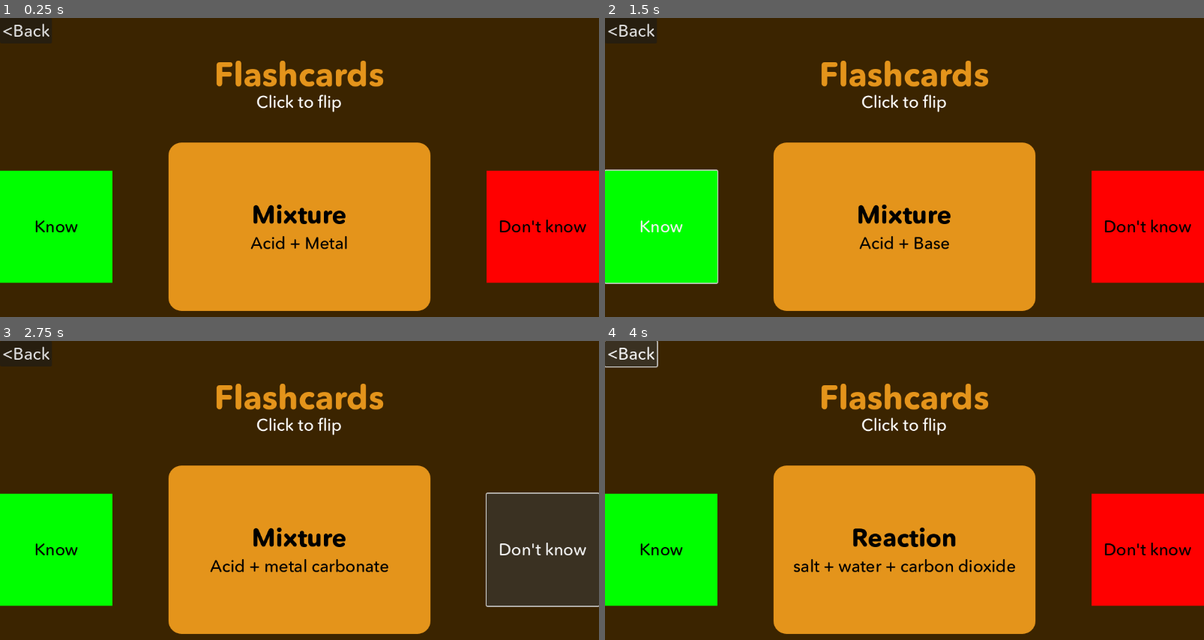
Above: before the commit, frames 1-4 (two rows, left to right).
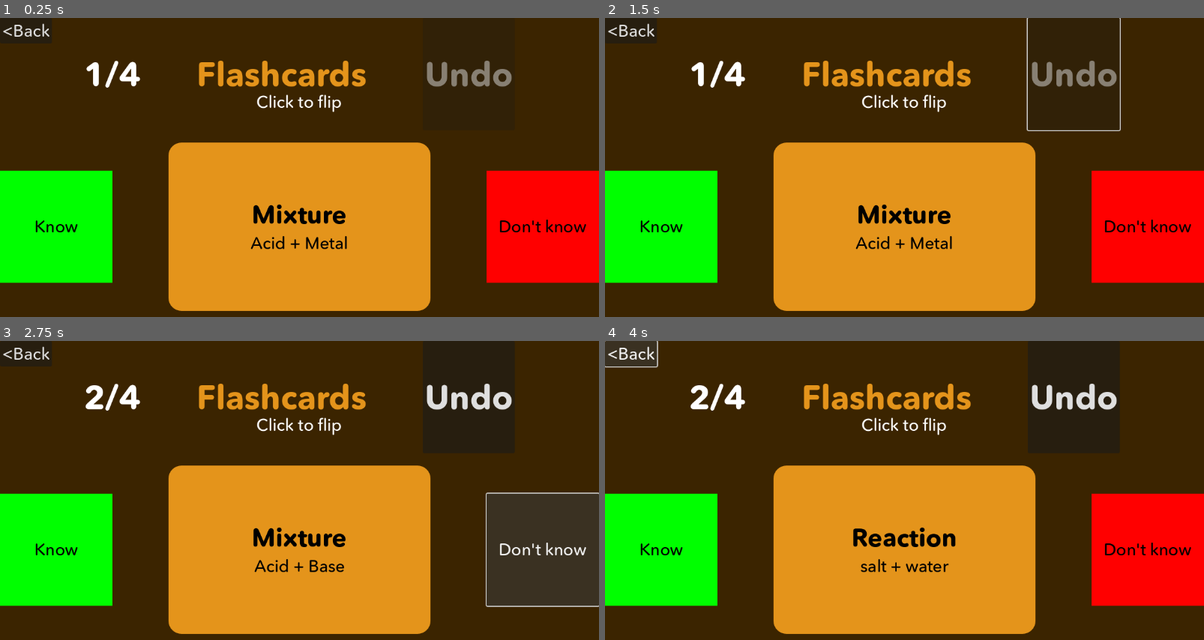
Above: after the commit, the same moments.

Repository: PhyoTP/multicards-arcade
Game: Godot game, scene res://Flashcards.tscn
Two runs of this game, one before a commit and one after it. Both use one fixed random seed, a clock stepped at 60 frames per second and the inputs below. This scene is started directly instead of the project's main scene.
Inputs (mouse positions are in pixels of both pictures, inside the frame that each line leads up to):
- Up to frame 1 (0.25 s): no input
- Up to frame 2 (1.5 s): click "Know" at 0.5 s; click (1072, 74) at 1.25 s, where only the run after the commit has a clickable "Undo"
- Up to frame 3 (2.75 s): click "Don't know" at 2 s
- Up to frame 4 (4 s): click (904, 550) at 2.75 s; click "<Back" at 3.5 s

The runs differ from the first frame. In frame 1, 2.2% of the frame differs, in the area x 14-86%, y 14-24%; in frame 2, 3.2%, in the area x 0-87%, y 0-89%; in frame 3, 2.8%; in frame 4, 2.9%.

Commit message:
added shuffling, undo and card count

Diff:
--- a/Flashcards.tscn
+++ b/Flashcards.tscn
@@ -21,17 +21,38 @@
 grow_vertical = 2
 script = ExtResource("1_biq8x")
 
-[node name="Label" type="Label" parent="."]
+[node name="HBoxContainer3" type="HBoxContainer" parent="."]
 custom_minimum_size = Vector2(0, 216)
 layout_mode = 1
 anchors_preset = 10
 anchor_right = 1.0
-offset_bottom = 23.0
+offset_bottom = 216.0
 grow_horizontal = 2
+theme_override_constants/separation = 108
+alignment = 1
+
+[node name="Label2" type="Label" parent="HBoxContainer3"]
+custom_minimum_size = Vector2(0, 216)
+layout_mode = 2
+theme = ExtResource("3_05mbd")
+theme_override_colors/font_color = Color(1, 1, 1, 1)
+text = "0/1"
+horizontal_alignment = 1
+vertical_alignment = 1
+
+[node name="Label" type="Label" parent="HBoxContainer3"]
+custom_minimum_size = Vector2(0, 216)
+layout_mode = 2
 theme = ExtResource("3_05mbd")
 text = "Flashcards"
 horizontal_alignment = 1
 vertical_alignment = 1
+
+[node name="UndoButton" type="Button" parent="HBoxContainer3"]
+layout_mode = 2
+theme = ExtResource("3_05mbd")
+disabled = true
+text = "Undo"
 
 [node name="Label2" type="Label" parent="."]
 custom_minimum_size = Vector2(0, 108)
--- a/GamemodeOptions.tscn
+++ b/GamemodeOptions.tscn
@@ -86,7 +86,12 @@
 grow_vertical = 0
 alignment = 1
 
-[node name="Button" type="Button" parent="VBoxContainer"]
+[node name="ShuffleButton" type="CheckButton" parent="VBoxContainer"]
+layout_mode = 2
+theme = ExtResource("3_8twda")
+text = "Shuffle cards?"
+
+[node name="PlayButton" type="Button" parent="VBoxContainer"]
 custom_minimum_size = Vector2(162, 162)
 layout_mode = 2
 size_flags_horizontal = 4
--- a/StartMenu.tscn
+++ b/StartMenu.tscn
@@ -88,8 +88,9 @@
 anchor_right = 0.5
 anchor_bottom = 1.0
 offset_left = -225.5
-offset_top = -41.0
+offset_top = -95.0
 offset_right = 225.5
+offset_bottom = -54.0
 grow_horizontal = 2
 grow_vertical = 0
 theme = ExtResource("3_7htnq")
--- a/flashcards.gd
+++ b/flashcards.gd
@@ -11,14 +11,18 @@
 var known = []
 var dontKnown = []
 var flipped = false
+var shuffle = false
 func _ready() -> void:
-	print(cards)
+	print(chosenSides)
+	if shuffle: cards.shuffle()
 	_set_card(chosenSides._front)
 	card_button.pressed.connect(_flip_card)
 	k_button.pressed.connect(_next.bind(true))
 	dk_button.pressed.connect(_next.bind(false))
 	$HBoxContainer2/RestartButton.pressed.connect(_restart.bind(false))
 	$HBoxContainer2/RestartButton2.pressed.connect(_restart.bind(true))
+	$HBoxContainer3/Label2.text = str(index+1) + "/" + str(cards.size())
+	$HBoxContainer3/UndoButton.pressed.connect(_undo)
 func _set_card(sides: Array):
 	for child in card_button.get_child(0).get_children():
 		child.queue_free()
@@ -42,22 +46,38 @@
 	if index < cards.size():
 		_set_card(chosenSides._front)
 		flipped = false
+		$HBoxContainer3/Label2.text = str(index+1) + "/" + str(cards.size())
+		$HBoxContainer3/UndoButton.disabled = index == 0
 	else:
 		$Label2.text = "You got " + str(all_cards.size()-dontKnown.size()) + " out of " + str(all_cards.size()) + " correct!"
 		$HBoxContainer.visible = false
 		$HBoxContainer2.visible = true
+		$HBoxContainer3/Label2.visible = false
+		$HBoxContainer3/UndoButton.visible = false
 		$HBoxContainer2/RestartButton2.visible = dontKnown.size() > 0
-
 func _restart(dk: bool):
 	$HBoxContainer2.visible = false
 	$HBoxContainer.visible = true
+	$HBoxContainer3/Label2.visible = true
+	$HBoxContainer3/UndoButton.visible = true
 	$Label2.text = "Click to flip"
 	index = 0
 	if dk:
 		cards = dontKnown
 	else:
 		cards = all_cards
+	if shuffle: cards.shuffle()
+	$HBoxContainer3/Label2.text = str(index+1) + "/" + str(cards.size())
 	known = []
 	dontKnown = []
 	_set_card(chosenSides._front)
 	flipped = false
+	$HBoxContainer3/UndoButton.disabled = true
+func _undo():
+	index -= 1
+	known.erase(cards[index])
+	dontKnown.erase(cards[index])
+	_set_card(chosenSides._front)
+	$HBoxContainer3/UndoButton.disabled = index == 0
+	flipped = false
+	$HBoxContainer3/Label2.text = str(index+1) + "/" + str(cards.size())
--- a/gamemode_options.gd
+++ b/gamemode_options.gd
@@ -4,6 +4,7 @@
 var classic = ["Flashcards"]
 var chosenSides: Dictionary
 var cards: Array
+var shuffle = false
 func _ready() -> void:
 	$StatusLabel.visible = true
 	$Label.text = Global.gamemode
@@ -32,7 +33,8 @@
 	$HTTPRequest.request("https://api.phyotp.dev/multicards/set/"+id)
 	$GraphEdit.connection_request.connect(_connect_node)
 	$GraphEdit.disconnection_request.connect(_disconnect_node)
-	$VBoxContainer/Button.pressed.connect(_start)
+	$VBoxContainer/PlayButton.pressed.connect(_start)
+	$VBoxContainer/ShuffleButton.toggled.connect(func(new): shuffle = new)
 func _on_request_completed(_result, response_code, _headers, body):
 	if response_code == 200:
 		$StatusLabel.visible = false
@@ -67,7 +69,10 @@
 
 	new_scene.chosenSides = chosenSides
 	new_scene.cards = cards
-	Global.scene_path.append(self.duplicate())
+	new_scene.shuffle = shuffle
+	var old = preload("res://GamemodeOptions.tscn").instantiate()
+	old.id = id
+	Global.scene_path.append(old)
 	get_tree().current_scene.queue_free()
 	get_tree().root.add_child(new_scene)
 	get_tree().current_scene = new_scene
